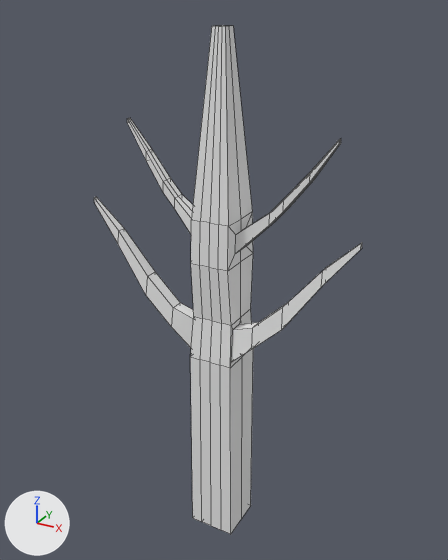
The Blender file Assets/Resources/Models/spruce_sapling(1).blend, before and after one commit.
The view is the same before and after, from a camera (50 mm lens) standing at (3.7, -6.68, 7.34) and looking at (-0.01, 0.07, 3.96). The lights are fixed; the arrows at lower left show +X, +Y and +Z. Mesh edges are drawn as thin lines. The same objects are shown in both versions, whatever each file hides.

Script lines for the objects in view, before the commit:
```python
me_cube = bpy.data.meshes.new('Cube')
me_cube.from_pydata(...)  # 178 vertices, 176 faces; spans x -1.9..1.9, y -0.36..0.36, z -1.0..6.2
me_cube.materials.append(mat_material)  # white #e7e7e7
ob_cube = bpy.data.objects.new('Cube', me_cube)
ob_cube.location = (0.0, 0.0, 0.95)
```
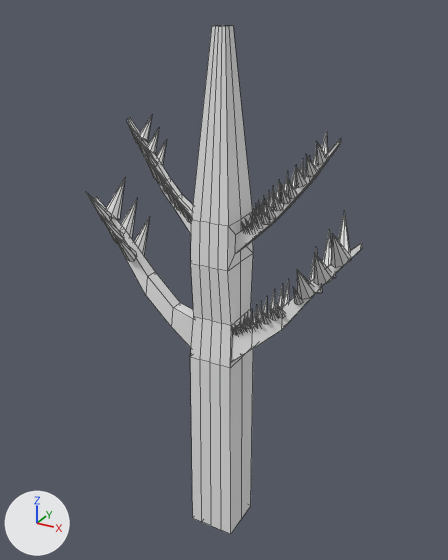
Diff of the bpy script that builds the scene:
```diff
--- a/Assets/Resources/Models/spruce_sapling(1).blend.py
+++ b/Assets/Resources/Models/spruce_sapling(1).blend.py
@@ me_cube @@
 # used by ob_cube; location = (0.0, 0.0, 0.95)
-me_cube.from_pydata(...)  # 178 vertices, 176 faces; spans x -1.9..1.9, y -0.36..0.36, z -1.0..6.2
+me_cube.from_pydata(...)  # 808 vertices, 806 faces; spans x -1.9..1.9, y -0.63..0.36, z -1.0..6.2
+# me_cube part 1: 630 vertices added at x -1.79..1.79, y -0.63..0.32, z 2.27..5.08
 me_cube.materials.append(mat_material)
```

Changed parts and their boxes (x1, y1, x2, y2) in the pictures (448 x 560 px):
'Cube', reshaped
    before: (94, 26, 362, 534)
    after: (86, 26, 362, 534)
part 1 of me_cube, added
    after: (86, 115, 351, 335)
